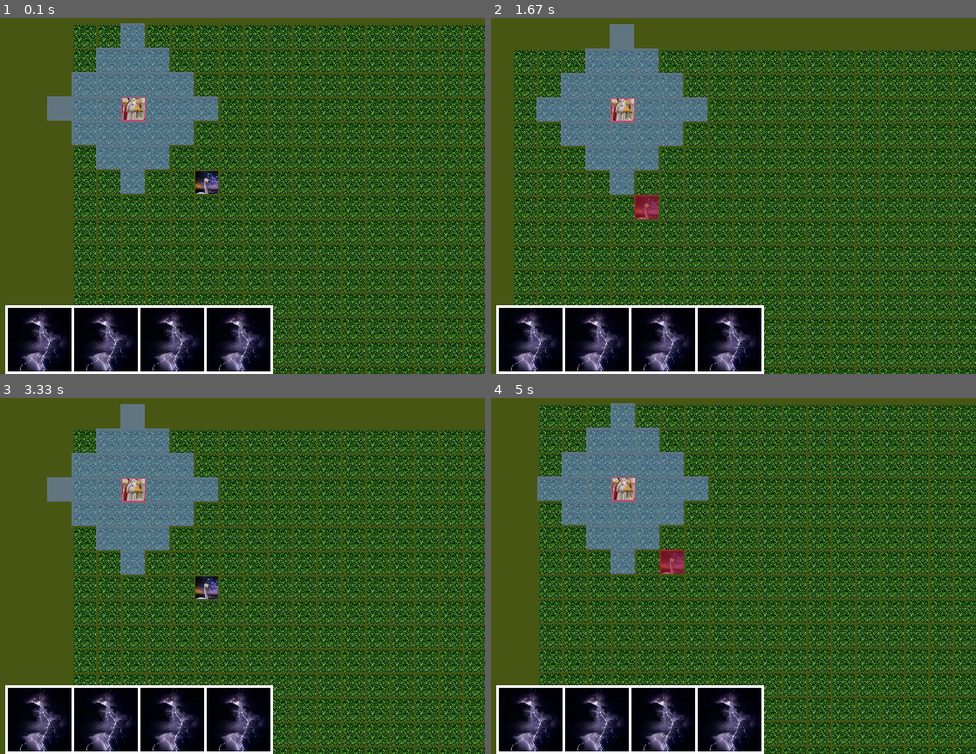
Above: before the commit, frames 1-4 (two rows, left to right).
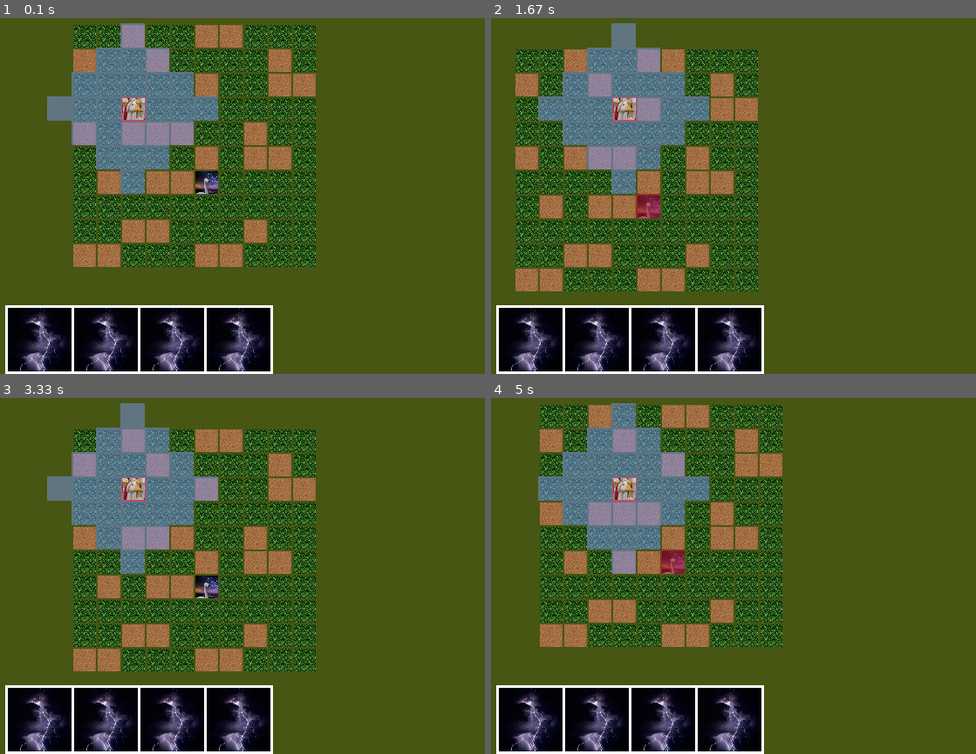
Above: after the commit, the same moments.

Repository: Qolorerr/PyGameLocalRPG
Game: pygame game, started from src/main.py
The game is run twice, just before and just after one commit, with the same random seed, the same clock (stepped at 60 frames per second) and the same inputs.
Inputs:
- Up to frame 1 (0.1 s): no input
- Up to frame 2 (1.67 s): hold D 0.33-0.8 s; hold W 0.83-1.13 s; hold D 1.17-1.63 s
- Up to frame 3 (3.33 s): hold A 1.67-2.2 s; hold S 2.23-2.53 s; hold A 2.57-2.97 s; hold W from 3 s (still down)
- Up to frame 4 (5 s): release W at 3.37 s; hold D 3.4-4.03 s; hold S 4.07-4.43 s; hold A 4.47-4.93 s; hold D from 4.97 s (still down)

The runs differ from the first frame. In frame 1, 40% of the frame differs, in the area x 15-100%, y 1-100%; in frame 2, 58%; in frame 3, 51%; in frame 4, 59%, in the area x 9-100%, y 1-100%.

Commit message:
working camera

Diff:
--- a/src/essence.py
+++ b/src/essence.py
@@ -1,5 +1,5 @@
 import pygame
-from general import camera
+from general import camera, essences
 
 
 # Base class of all units and characters
@@ -71,7 +71,9 @@
 
     # Change location essence
     def move(self, new_location, map):
-        if map.width > new_location[0] >= 0 and map.height > new_location[1] >= 0:
+        loc_other_essences = [i.location for i in essences]
+        if map.width > new_location[0] >= 0 and map.height > new_location[1] >= 0 and \
+                new_location not in loc_other_essences:
             self.location = new_location
             return True
         return False
--- a/src/general.py
+++ b/src/general.py
@@ -18,7 +18,8 @@
             Texture('hero1.jpg'),
             Texture('ability1.jpg', 75),
             Texture('attack.png', 30),
-            Texture('moveZone.png', 30)]
+            Texture('moveZone.png', 30),
+            Texture('sand.jpg')]
 
 essences = []
 
--- a/src/hero.py
+++ b/src/hero.py
@@ -21,28 +21,28 @@
     def get_event(self, keydown_unicode, gameMap, screen):
         if keydown_unicode == 'w':
             new_location = (self.location[0], self.location[1] - 1)
-            self.move(new_location, gameMap)
-            camera.append(camera[1] + (gameMap.cell_size + gameMap.indent))
-            del(camera[1])
+            if self.move(new_location, gameMap):
+                camera.append(camera[1] + (gameMap.cell_size))
+                del(camera[1])
         elif keydown_unicode == 's':
             new_location = (self.location[0], self.location[1] + 1)
-            self.move(new_location, gameMap)
-            camera.append(camera[1] - (gameMap.cell_size + gameMap.indent))
-            del (camera[1])
+            if self.move(new_location, gameMap):
+                camera.append(camera[1] - (gameMap.cell_size))
+                del (camera[1])
         elif keydown_unicode == 'a':
             new_location = (self.location[0] - 1, self.location[1])
-            self.move(new_location, gameMap)
-            camera.append(camera[0] + (gameMap.cell_size + gameMap.indent))
-            camera.append(camera[1])
-            del(camera[0])
-            del(camera[0])
+            if self.move(new_location, gameMap):
+                camera.append(camera[0] + (gameMap.cell_size))
+                camera.append(camera[1])
+                del(camera[0])
+                del(camera[0])
         elif keydown_unicode == 'd':
             new_location = (self.location[0] + 1, self.location[1])
-            self.move(new_location, gameMap)
-            camera.append(camera[0] - (gameMap.cell_size + gameMap.indent))
-            camera.append(camera[1])
-            del (camera[0])
-            del (camera[0])
+            if self.move(new_location, gameMap):
+                camera.append(camera[0] - (gameMap.cell_size))
+                camera.append(camera[1])
+                del (camera[0])
+                del (camera[0])
         elif keydown_unicode == 'q':
             self.attack_mode = not self.attack_mode
 
--- a/src/main.py
+++ b/src/main.py
@@ -28,12 +28,14 @@
     screen = pygame.display.set_mode(resolution)
     running = True
     mainHeroID = 0
-    gameMap = Map(100, 100, mainHeroID)
+    gameMap = Map(10, 10, mainHeroID)
     essences.append(Hero(100, 30, (2, 3), textures[2].image, 1, 5, 3, True))
     essences.append(Being(100, 50, (5, 6), textures[1].image, 10, 10))
     infoObj = pygame.display.Info()
-    cameraX = -gameMap.left - essences[mainHeroID].location[0] * (gameMap.cell_size + gameMap.indent) + (infoObj.current_w - (gameMap.cell_size + gameMap.indent)) // 2
-    cameraY = -gameMap.top - essences[mainHeroID].location[1] * (gameMap.cell_size + gameMap.indent) + (infoObj.current_h - (gameMap.cell_size + gameMap.indent)) // 2
+    cameraX = -gameMap.left - essences[mainHeroID].location[0] * (gameMap.cell_size + gameMap.indent) + \
+              (infoObj.current_w - (gameMap.cell_size + gameMap.indent)) // 2
+    cameraY = -gameMap.top - essences[mainHeroID].location[1] * (gameMap.cell_size + gameMap.indent) + \
+              (infoObj.current_h - (gameMap.cell_size + gameMap.indent)) // 2
     camera.append(cameraX)
     camera.append(cameraY)
     abilities = []
--- a/src/map.py
+++ b/src/map.py
@@ -1,10 +1,12 @@
 import pygame
+import random
 
 from general import textures, camera
 from hero import Hero
 from being import Being
 from abilityInterface import Ability
 from abilityInterface import AbilityInterface
+
 
 
 # Game map object
@@ -16,11 +18,14 @@
         self.top = 0
         self.indent = 1
         self.cell_size = textures[0].image.get_rect().size[0] + 2 * self.indent
-        self.board = [[textures[0].image for __ in range(width)] for _ in range(height)]
+        self.generate_map()
         self.secondColor = (71, 86, 19)
         self.choosedHero = choosedHero
 
     # Change map settings
+    def generate_map(self):
+        self.board = [[textures[random.choice([0, 0, 0, 6])].image for __ in range(self.width)] for _ in range(self.height)]
+
     def set_view(self, left, top, cell_size):
         self.left = left
         self.top = top
Binary file added: res/textures/sand.jpg
